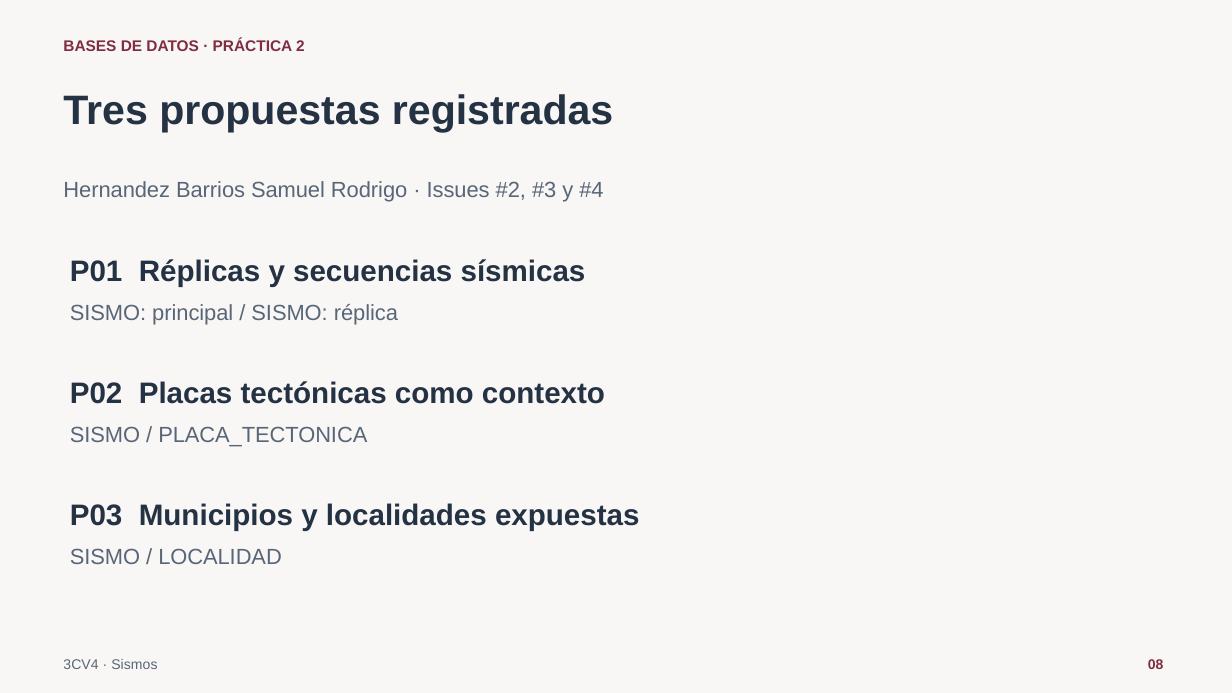
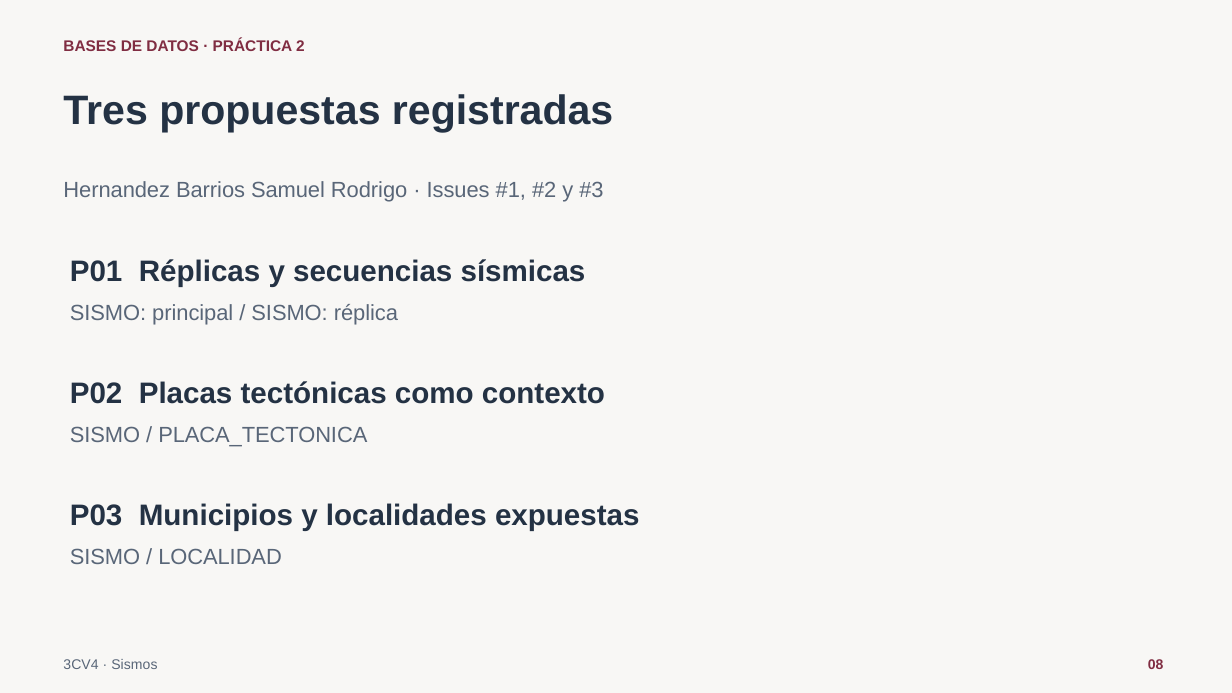
Before and after one commit to Samuel-Hdzx07/Proyecto-Asig-Sismos, a slide deck: slide 8 of exposicion/presentacion.pptx. Drawn at 1232x693 pixels with LibreOffice and Linux fonts; fonts in the diff are those of the drawing. Boxes give left, top, right and bottom in pixels: in the first picture for what was removed or moved away, otherwise in the second. Text is boxed around its words. In the diff, an @@ line names an element or a change of style, - is before the commit and + after.

Commit message:
Agregacion de Issues , del repo de musica a este

```diff
--- a/exposicion/presentacion.pptx
+++ b/exposicion/presentacion.pptx
@@ text at bbox=[63, 181, 603, 201]: text changed @@
-Hernandez Barrios Samuel Rodrigo · Issues #2, #3 y #4
+Hernandez Barrios Samuel Rodrigo · Issues #1, #2 y #3
```
Also in this commit, not shown: 9 other files.
